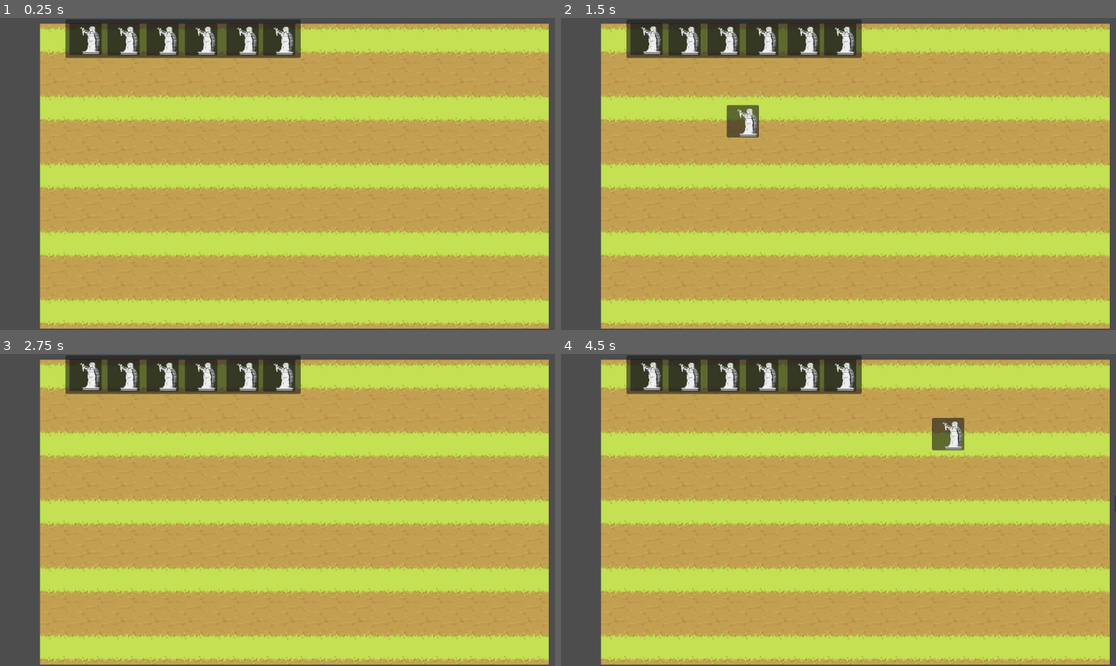
Above: before the commit, frames 1-4 (two rows, left to right).
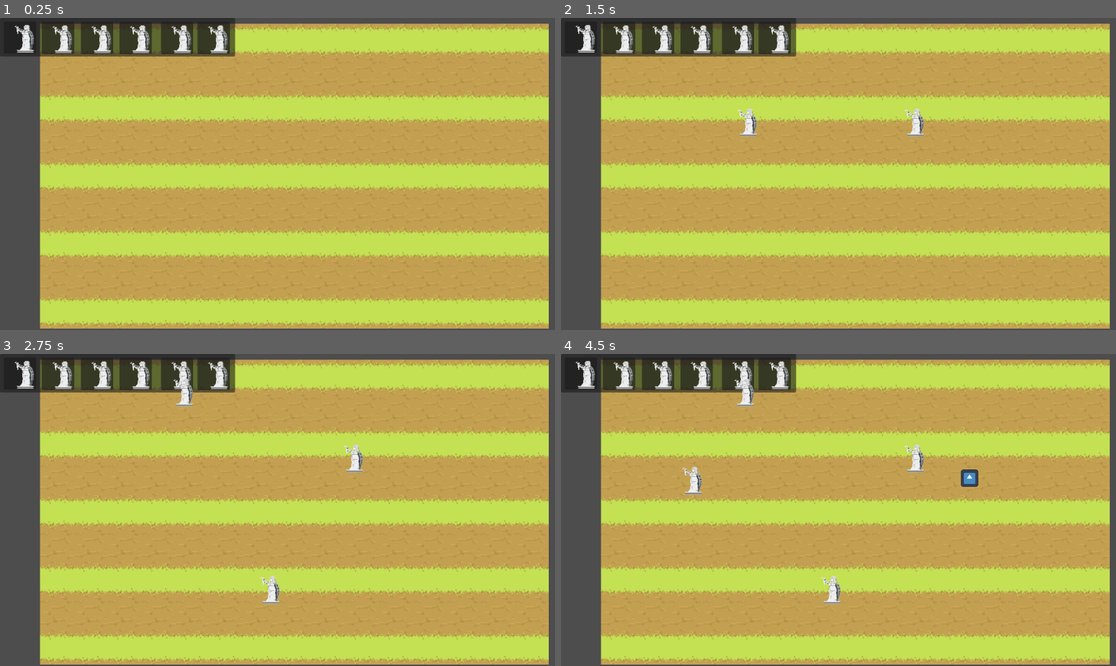
Above: after the commit, the same moments.

Repository: Sandy4j/Project-Gamejam-S12
Game: Godot game, scene res://Tiles/main.tscn
The game is run twice, just before and just after one commit, with the same random seed, the same clock (stepped at 60 frames per second) and the same inputs. The engine's default icon, where the game draws it, is replaced by a stand-in: a white triangle on a blue panel in a dark square.
Inputs (mouse positions are in pixels of both pictures, inside the frame that each line leads up to):
- Up to frame 1 (0.25 s): no input
- Up to frame 2 (1.5 s): tap Enter at 0.5 s; drag from (644, 39) to (894, 105) at 0.52 s; drag from (683, 39) to (810, 236) at 1.27 s
- Up to frame 3 (2.75 s): move the mouse to (160, 375) at 2.02 s; click (160, 375) at 2.17 s
- Up to frame 4 (4.5 s): tap Space at 2.75 s; drag from (760, 375) to (672, 463) at 2.77 s; drag from (805, 375) to (1110, 478) at 3.52 s; drag from (838, 375) to (1115, 503) at 4.27 s

The runs differ from the first frame. In frame 1, 5.5% of the frame differs, in the area x 0-55%, y 0-13%; in frame 2, 6.2%; in frame 3, 6.0%; in frame 4, 7.0%, in the area x 0-100%, y 0-81%.

Commit message:
statue fix

Diff:
--- a/Mobs/Goblin.tscn
+++ b/Mobs/Goblin.tscn
@@ -4,11 +4,11 @@
 [ext_resource type="Texture2D" uid="uid://bnrp1ai6wdnwx" path="res://icon.svg" id="2_m4ys4"]
 
 [sub_resource type="CapsuleShape2D" id="CapsuleShape2D_4b6f0"]
-radius = 6.5
-height = 22.0
+radius = 5.0
+height = 10.0
 
 [sub_resource type="RectangleShape2D" id="RectangleShape2D_w7iev"]
-size = Vector2(46, 44)
+size = Vector2(22, 21)
 
 [node name="CharacterBody2D" type="CharacterBody2D"]
 script = ExtResource("1_c8ls7")
@@ -25,7 +25,6 @@
 [node name="Area2D" type="Area2D" parent="."]
 
 [node name="CollisionShape2D" type="CollisionShape2D" parent="Area2D"]
-position = Vector2(-8, 0)
 shape = SubResource("RectangleShape2D_w7iev")
 
 [connection signal="body_entered" from="Area2D" to="." method="_on_area_2d_body_entered"]
--- /dev/null
+++ b/Sprites/statue.tscn
@@ -0,0 +1,18 @@
+[gd_scene load_steps=3 format=3 uid="uid://ckoklkx41fgbs"]
+
+[ext_resource type="Texture2D" uid="uid://cp0vo82m2f2c3" path="res://Sprites/goddess.png" id="1_3sky3"]
+
+[sub_resource type="RectangleShape2D" id="RectangleShape2D_4dk54"]
+size = Vector2(64.9843, 63.9997)
+
+[node name="Statue" type="StaticBody2D"]
+
+[node name="CollisionShape2D" type="CollisionShape2D" parent="."]
+position = Vector2(34, 33.5)
+scale = Vector2(1.01563, 1.01563)
+shape = SubResource("RectangleShape2D_4dk54")
+
+[node name="Goddess" type="Sprite2D" parent="."]
+position = Vector2(33, 33)
+scale = Vector2(1.01563, 1.01563)
+texture = ExtResource("1_3sky3")
--- a/Tower/Patung.tscn
+++ b/Tower/Patung.tscn
@@ -1,23 +1,12 @@
-[gd_scene load_steps=4 format=3 uid="uid://dujqrf0dh76us"]
+[gd_scene load_steps=3 format=3 uid="uid://dujqrf0dh76us"]
 
 [ext_resource type="Script" path="res://Tower/patung.gd" id="1_ybkye"]
 [ext_resource type="Texture2D" uid="uid://cp0vo82m2f2c3" path="res://Sprites/goddess.png" id="2_pl3xm"]
 
-[sub_resource type="RectangleShape2D" id="RectangleShape2D_6nwew"]
-size = Vector2(64.9843, 63.9997)
-
-[node name="PatungPanel" type="Panel" groups=["patung"]]
+[node name="PatungPanel" type="Panel"]
 offset_right = 67.0
 offset_bottom = 67.0
 script = ExtResource("1_ybkye")
-
-[node name="StaticBody2D" type="StaticBody2D" parent="."]
-position = Vector2(33, 33)
-scale = Vector2(1.01563, 1.01563)
-
-[node name="CollisionShape2D" type="CollisionShape2D" parent="StaticBody2D"]
-position = Vector2(0.984612, 0.492306)
-shape = SubResource("RectangleShape2D_6nwew")
 
 [node name="Goddess" type="Sprite2D" parent="."]
 position = Vector2(33, 33)
--- a/Tower/patung.gd
+++ b/Tower/patung.gd
@@ -1,14 +1,11 @@
 extends Panel
 
-@onready var tower = preload("res://Tower/Patung.tscn")
+@onready var tower = preload("res://Sprites/statue.tscn")
 @onready var tilemap = get_node_or_null("/root/Main/TileMap")  # Adjust this path
 var currfile
 
 var is_dragging = false
 var tempTower = null
-
-# Atlas coordinates where the tower can be placed
-const VALID_ATLAS_COORD = Vector2i(4, 1)
 
 func _ready():
 	if tilemap == null:
@@ -46,26 +43,13 @@
 		push_error("TileMap is null. Cannot check valid position.")
 		return false
 
-	var tile_pos = tilemap.local_to_map(tilemap.to_local(position))
-	var atlas_coord = tilemap.get_cell_atlas_coords(0, tile_pos)
-	print("Current atlas coordinates:", atlas_coord)  # Debug print
+	var area = Area2D.new()
+	area.position = position
+	add_child(area)
+	var overlap = area.get_overlapping_bodies()
+	area.queue_free()
 
-	return atlas_coord == VALID_ATLAS_COORD
-
-func get_world_position_from_atlas_coord(atlas_x, atlas_y):
-	if tilemap == null:
-		push_error("TileMap is null. Cannot get world position.")
-		return Vector2.ZERO
-
-	for x in range(tilemap.get_used_rect().size.x):
-		for y in range(tilemap.get_used_rect().size.y):
-			var pos = Vector2i(x, y)
-			if tilemap.get_cell_atlas_coords(0, pos) == Vector2i(atlas_x, atlas_y):
-				return tilemap.map_to_local(pos)
-
-	push_error("Atlas coordinates not found in TileMap")
-	return Vector2.ZERO
+	return overlap.size() == 0
 
 func print_valid_position():
-	var valid_world_pos = get_world_position_from_atlas_coord(VALID_ATLAS_COORD.x, VALID_ATLAS_COORD.y)
-	print("Valid position for tower placement (world coordinates):", valid_world_pos)
+	print("Valid position for tower placement: Any position without collision")
--- a/ui.tscn
+++ b/ui.tscn
@@ -5,10 +5,8 @@
 [node name="UI" type="CanvasLayer"]
 
 [node name="Panel" type="Panel" parent="."]
-offset_left = 136.0
-offset_top = 3.0
-offset_right = 624.0
-offset_bottom = 83.0
+offset_right = 488.0
+offset_bottom = 80.0
 
 [node name="FlowContainer" type="FlowContainer" parent="Panel"]
 layout_mode = 0
